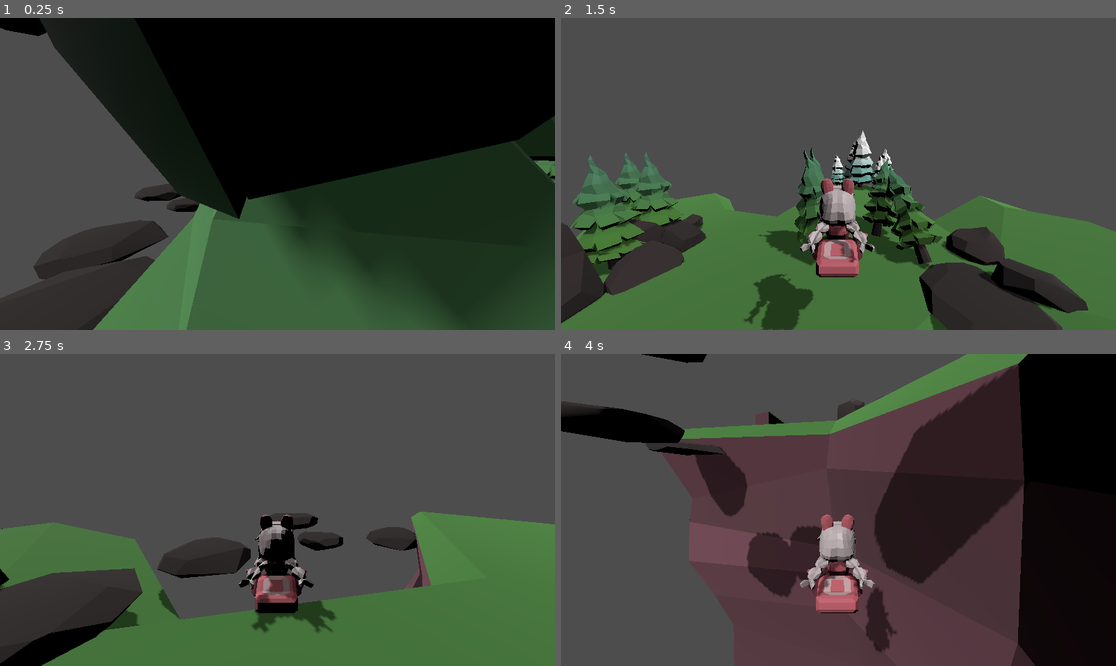
Above: before the commit, frames 1-4 (two rows, left to right).
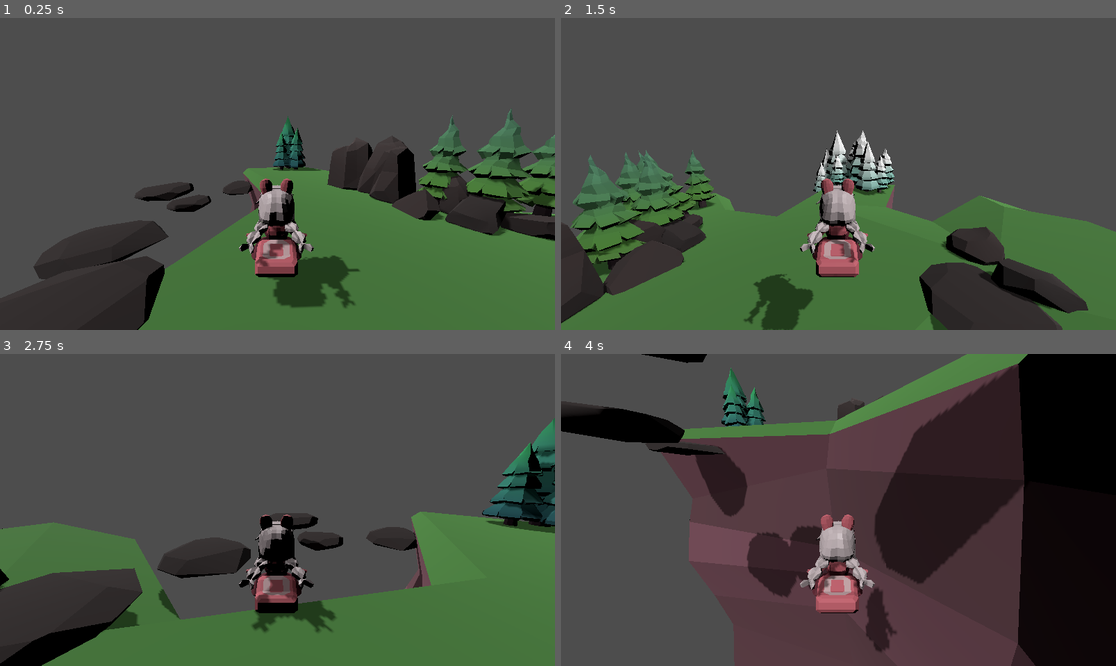
Above: after the commit, the same moments.

Repository: cjamierun/milestone
Game: Godot game, scene res://assets/zones/test_scene_alpha.tscn
Two runs of this game, one before a commit and one after it. Both use one fixed random seed, a clock stepped at 60 frames per second and the inputs below.
Inputs:
- Up to frame 1 (0.25 s): no input
- Up to frame 2 (1.5 s): tap Enter (ui_accept) at 0.5, 0.77 s; hold Right (move_right) 0.53-1.28 s; hold Down (move_backward) from 1.28 s (still down)
- Up to frame 3 (2.75 s): tap Enter (ui_accept) at 1.52 s; release Down (move_backward) at 2.03 s; hold Right (move_right) from 2.03 s (still down)
- Up to frame 4 (4 s): release Right (move_right) at 2.78 s; hold Up (move_forward) 2.78-3.53 s; tap Enter (ui_accept) at 3.02, 3.77 s; hold Left (move_left) from 3.53 s (still down)

The runs differ from the first frame. In frame 1, 67% of the frame differs, in the area x 0-100%, y 0-100%; in frame 2, 5.5%; in frame 3, 2.8%; in frame 4, 0.9%.

Commit message:
IMPORT two new woodland spruce assets, tested

Diff:
--- a/assets/zones/test_scene_alpha.tscn
+++ b/assets/zones/test_scene_alpha.tscn
@@ -1,7 +1,6 @@
-[gd_scene load_steps=13 format=3 uid="uid://ces0w5d41a28d"]
+[gd_scene load_steps=14 format=3 uid="uid://ces0w5d41a28d"]
 
 [ext_resource type="PackedScene" uid="uid://dhakcy2l7yc0v" path="res://assets/woodland set/woodland_cliff_1.glb" id="2_15cx1"]
-[ext_resource type="PackedScene" uid="uid://51wv4jydn3ha" path="res://assets/woodland set/woodland_cliff_1_cluster.glb" id="3_k8m7v"]
 [ext_resource type="PackedScene" uid="uid://dkkla7jr2bl22" path="res://assets/prefabs/test_collideable_tree.tscn" id="4_5h3au"]
 [ext_resource type="PackedScene" uid="uid://dqlpqktnb8snb" path="res://assets/prefabs/player_scene.tscn" id="4_glfgp"]
 [ext_resource type="PackedScene" uid="uid://flj8q3wtf75t" path="res://assets/prefabs/Woodland set/spruce_2_collideable.tscn" id="5_u1c56"]
@@ -11,6 +10,8 @@
 [ext_resource type="PackedScene" uid="uid://bnr76otqh6o6x" path="res://assets/prefabs/Woodland set/rock_3_collideable.tscn" id="9_pytb5"]
 [ext_resource type="PackedScene" uid="uid://dws6wo505e51n" path="res://assets/prefabs/Woodland set/rock_4_collideable.tscn" id="10_u3k8o"]
 [ext_resource type="PackedScene" uid="uid://bmoma7ccj4cb4" path="res://assets/prefabs/Woodland set/rock_5_collideable.tscn" id="11_7cvxx"]
+[ext_resource type="PackedScene" uid="uid://baagmrfs3wsu2" path="res://assets/woodland set/woodland_spruce_4.glb" id="12_rxrfy"]
+[ext_resource type="PackedScene" uid="uid://kvpkqq5vrjxj" path="res://assets/woodland set/woodland_spruce_5.glb" id="13_qpw5s"]
 
 [sub_resource type="ConcavePolygonShape3D" id="ConcavePolygonShape3D_8pauo"]
 data = PackedVector3Array(-1.6969, 5.4261, 2.0181, 0.4852, 5.8613, 0.8362, 0.5935, 5.2222, 0.7975, -1.6969, 5.4261, 2.0 …(27078 unchanged characters)…
@@ -27,9 +28,6 @@
 [node name="CollisionShape3D" type="CollisionShape3D" parent="Terrain/woodland_cliff_1/StaticBody3D"]
 shape = SubResource("ConcavePolygonShape3D_8pauo")
 
-[node name="woodland_cliff_1_cluster" parent="Terrain" instance=ExtResource("3_k8m7v")]
-transform = Transform3D(0.792311, 0, 0.610118, 0, 1, 0, -0.610118, 0, 0.792311, -57.4415, 1.41212, -2.33224)
-
 [node name="DirectionalLight3D" type="DirectionalLight3D" parent="."]
 transform = Transform3D(1, 0, 0, 0, 0.616115, 0.787656, 0, -0.787656, 0.616115, 0, 9.46077, 11.0217)
 shadow_enabled = true
@@ -40,16 +38,16 @@
 transform = Transform3D(-0.0590798, 0, -0.998253, 0, 1, 0, 0.998253, 0, -0.0590798, -3, 3.45253, -3)
 
 [node name="test_collideable_tree" parent="." instance=ExtResource("4_5h3au")]
-transform = Transform3D(1, 0, 0, 0, 1, 0, 0, 0, 1, 0, 10, 1)
+transform = Transform3D(0.981544, 0, -0.191237, 0, 1, 0, 0.191237, 0, 0.981544, -4.62653, 10, -20.7773)
 
 [node name="test_collideable_tree2" parent="." instance=ExtResource("4_5h3au")]
-transform = Transform3D(0.258819, 0, 0.965926, 0, 1, 0, -0.965926, 0, 0.258819, 2, 4, -3)
+transform = Transform3D(0.438763, 0, 0.898603, 0, 1, 0, -0.898603, 0, 0.438763, -1.89849, 4, -24.321)
 
 [node name="test_collideable_tree3" parent="." instance=ExtResource("4_5h3au")]
-transform = Transform3D(0.258819, 0, -0.965926, 0, 1, 0, 0.965926, 0, 0.258819, -2, 4, -6)
+transform = Transform3D(0.0693211, 0, -0.997594, 0, 1, 0, 0.997594, 0, 0.0693211, -5.25095, 4, -28.0306)
 
 [node name="test_collideable_tree4" parent="." instance=ExtResource("4_5h3au")]
-transform = Transform3D(0.258819, 0, -0.965926, 0, 1, 0, 0.965926, 0, 0.258819, -2, 11, -5)
+transform = Transform3D(0.0693211, 0, -0.997594, 0, 1, 0, 0.997594, 0, 0.0693211, -5.44219, 11, -27.049)
 
 [node name="Props" type="Node3D" parent="."]
 
@@ -113,4 +111,25 @@
 [node name="rock_2_collideable5" parent="." instance=ExtResource("8_4foyr")]
 transform = Transform3D(-0.977324, 0.18583, 0.101513, 0.19406, 0.977864, 0.0782518, -0.084724, 0.0961769, -0.991752, -26.6937, 0.204479, 2.6228)
 
+[node name="woodland_spruce_4" parent="." instance=ExtResource("12_rxrfy")]
+transform = Transform3D(0.998045, 0.0624944, 0, -0.0624944, 0.998045, 0, 0, 0, 1, -31.2409, 2.81097, -8.44925)
+
+[node name="woodland_spruce_5" parent="." instance=ExtResource("12_rxrfy")]
+transform = Transform3D(0.0469792, 2.42144e-09, 1.29915, 0.0308797, 1.29963, -0.00111666, -1.29878, 0.0308999, 0.0469659, -33.3239, 2.80998, -7.19389)
+
+[node name="woodland_spruce_6" parent="." instance=ExtResource("12_rxrfy")]
+transform = Transform3D(0.246488, -0.0775951, -0.862104, 0.0213308, 0.896649, -0.0746056, 0.865326, 5.02914e-09, 0.247409, -30.9137, 2.87842, -5.47849)
+
+[node name="woodland_spruce_7" parent="." instance=ExtResource("13_qpw5s")]
+transform = Transform3D(1, 0, 0, 0, 1, 0, 0, 0, 1, 16.083, 2.69033, -9.6179)
+
+[node name="woodland_spruce_8" parent="." instance=ExtResource("13_qpw5s")]
+transform = Transform3D(1.3, 0, 0, 0, 1.3, 0, 0, 0, 1.3, 17.3538, 2.13926, -16.2977)
+
+[node name="woodland_spruce_9" parent="." instance=ExtResource("13_qpw5s")]
+transform = Transform3D(0.0309729, 5.70435e-10, 0.699314, 0.0168539, 0.699797, -0.000746469, -0.699111, 0.0168705, 0.0309639, 14.1565, 1.46777, -17.9038)
+
+[node name="woodland_spruce_10" parent="." instance=ExtResource("13_qpw5s")]
+transform = Transform3D(1, 0, 0, 0, 1, 0, 0, 0, 1, 17.4293, 1.28095, -18.7704)
+
 [editable path="Terrain/woodland_cliff_1"]
Binary file added: assets/woodland set/woodland_spruce_4.glb
Not shown, added: assets/woodland set/woodland_spruce_4.glb.import
Binary file added: assets/woodland set/woodland_spruce_4_Image.png
Not shown, added: assets/woodland set/woodland_spruce_4_Image.png.import
Binary file added: assets/woodland set/woodland_spruce_4_milestone_gradients_palette_1.png
Not shown, added: assets/woodland set/woodland_spruce_4_milestone_gradients_palette_1.png.import
Binary file added: assets/woodland set/woodland_spruce_5.glb
Not shown, added: assets/woodland set/woodland_spruce_5.glb.import
Binary file added: assets/woodland set/woodland_spruce_5_Image.png
Not shown, added: assets/woodland set/woodland_spruce_5_Image.png.import
Binary file added: assets/woodland set/woodland_spruce_5_milestone_gradients_palette_1.png
Not shown, added: assets/woodland set/woodland_spruce_5_milestone_gradients_palette_1.png.import
